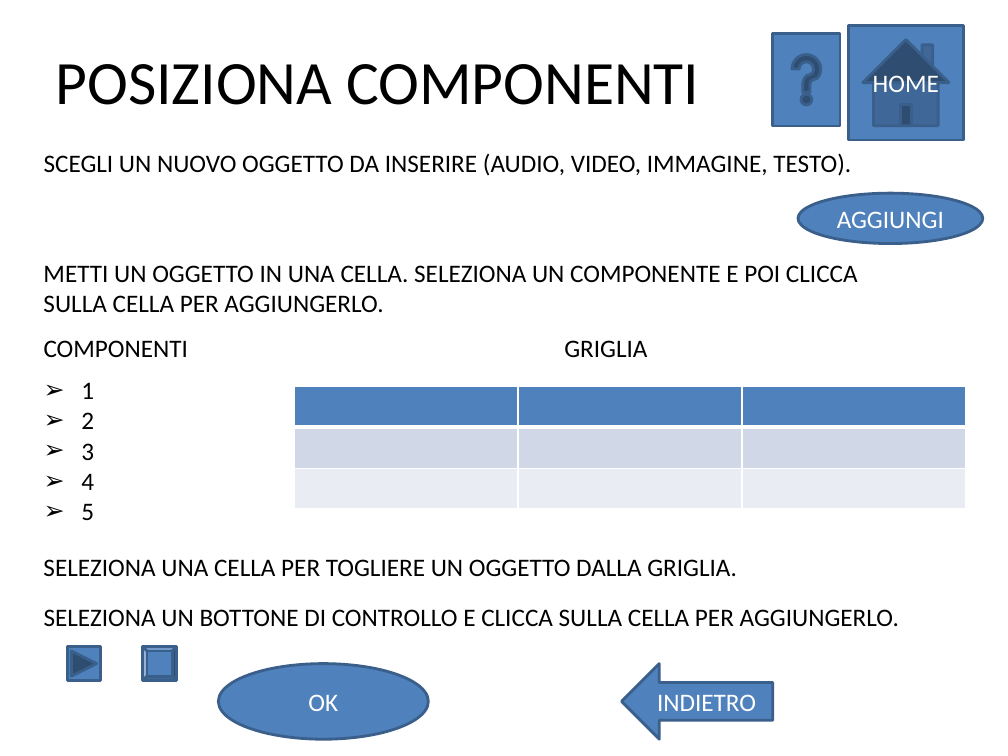
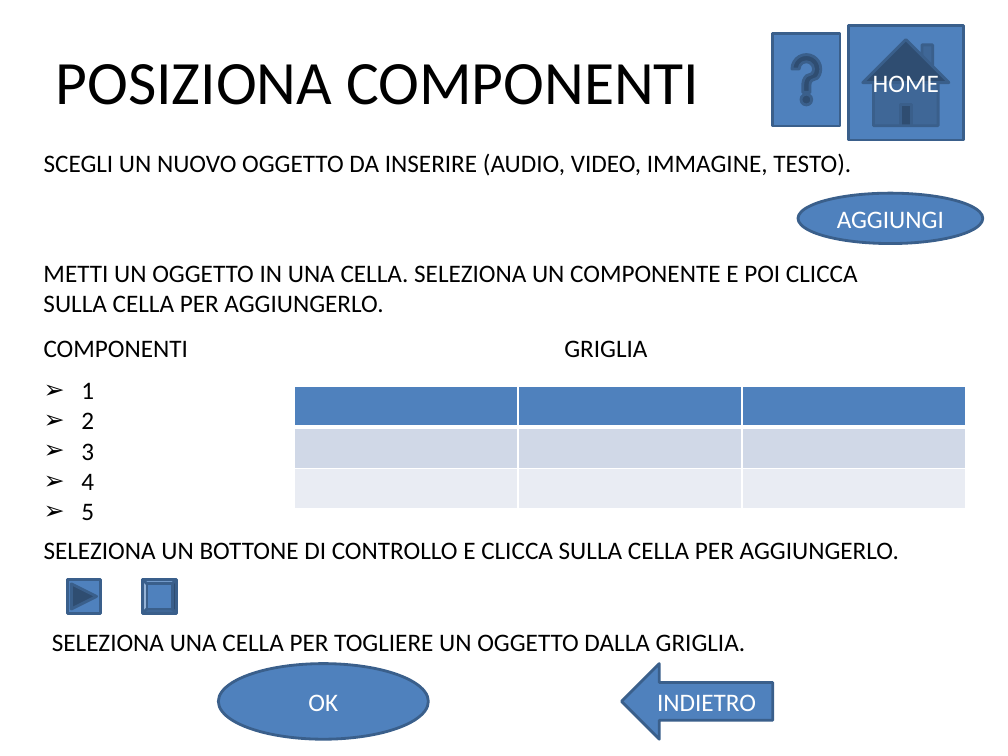
Before and after one commit to skimdz86/prototaips, a slide deck: slide 16 of Immagini/LABHCI-Pagine.pptx (slide 18 before the commit). Drawn at 1008x756 pixels with LibreOffice and Linux fonts; fonts in the diff are those of the drawing. Boxes give left, top, right and bottom in pixels: in the first picture for what was removed or moved away, otherwise in the second. Text is boxed around its words. In the diff, an @@ line names an element or a change of style, - is before the commit and + after.

```diff
--- a/Immagini/LABHCI-Pagine.pptx
+++ b/Immagini/LABHCI-Pagine.pptx
@@ text "SELEZIONA UN BOTTONE DI CONTROLLO ...": place and size @@
-text "SELEZIONA UN BOTTONE DI CONTROLLO ..." at [44,609,899,627]
+text "SELEZIONA UN BOTTONE DI CONTROLLO ..." at [44,542,899,560]
@@ action button forward next: place and size @@
-action button forward next at [68,647,101,680]
+action button forward next at [68,580,101,613]
@@ bevel: place and size @@
-bevel at [143,647,176,680]
+bevel at [143,580,176,613]
@@ text "SELEZIONA UNA CELLA PER TOGLIERE ...": place and size @@
-text "SELEZIONA UNA CELLA PER TOGLIERE ..." at [43,559,737,577]
+text "SELEZIONA UNA CELLA PER TOGLIERE ..." at [52,634,746,651]
```
Also in this commit, not shown: 9 other slides changed, 1 slide added, 3 slides removed.
